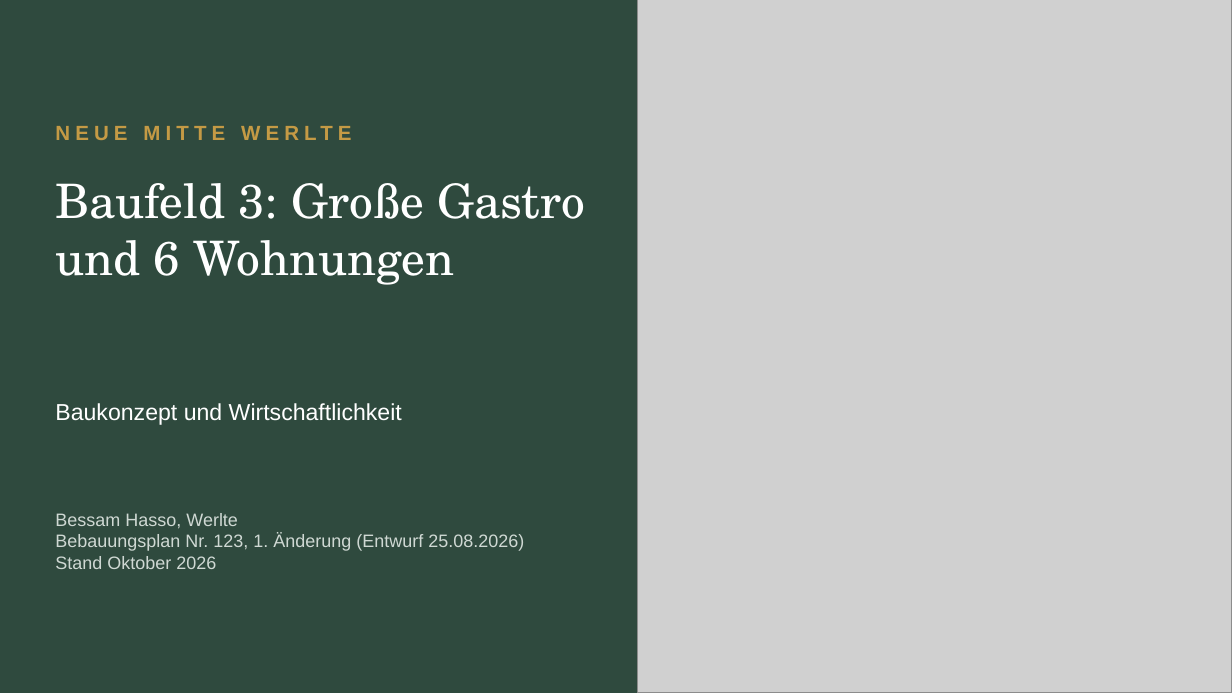
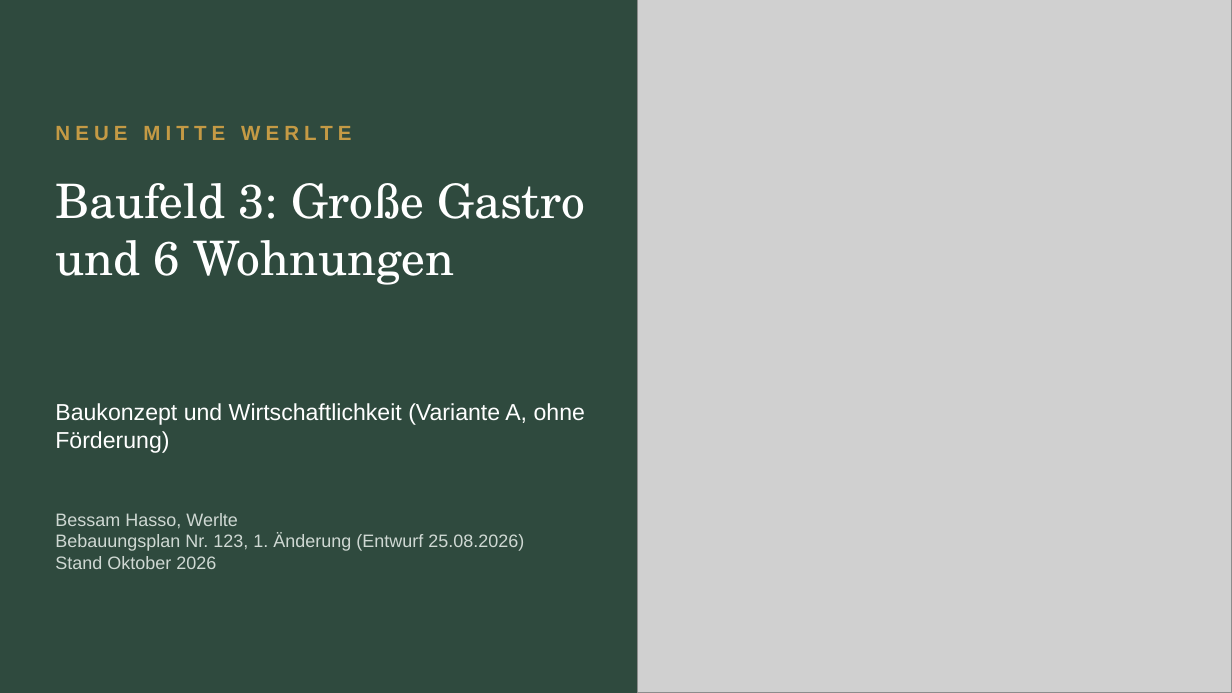
Before and after one commit to CartoonUsername/bau-projekt, a slide deck: slide 1 of praesentation/Neue-Mitte-Werlte_Baufeld3_6-Wohnungen_Gastro-EG.pptx. Drawn at 1232x693 pixels with LibreOffice and Linux fonts; fonts in the diff are those of the drawing; grey boxes stand for pictures. Boxes give left, top, right and bottom in pixels: in the first picture for what was removed or moved away, otherwise in the second. Text is boxed around its words. In the diff, an @@ line names an element or a change of style, - is before the commit and + after.

```diff
--- a/praesentation/Neue-Mitte-Werlte_Baufeld3_6-Wohnungen_Gastro-EG.pptx
+++ b/praesentation/Neue-Mitte-Werlte_Baufeld3_6-Wohnungen_Gastro-EG.pptx
@@ text at (55,403,585,453): text changed @@
-Baukonzept und Wirtschaftlichkeit
+Baukonzept und Wirtschaftlichkeit (Variante A, ohne Förderung)
```
Also in this commit, not shown: 3 other slides changed, 1 slide added, 4 slides removed, 9 other files.
